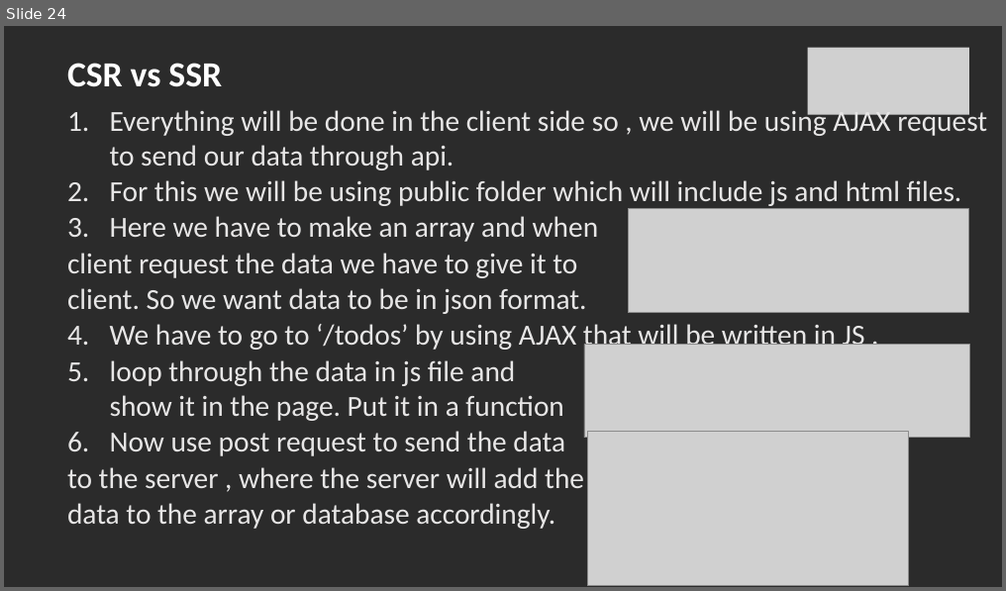
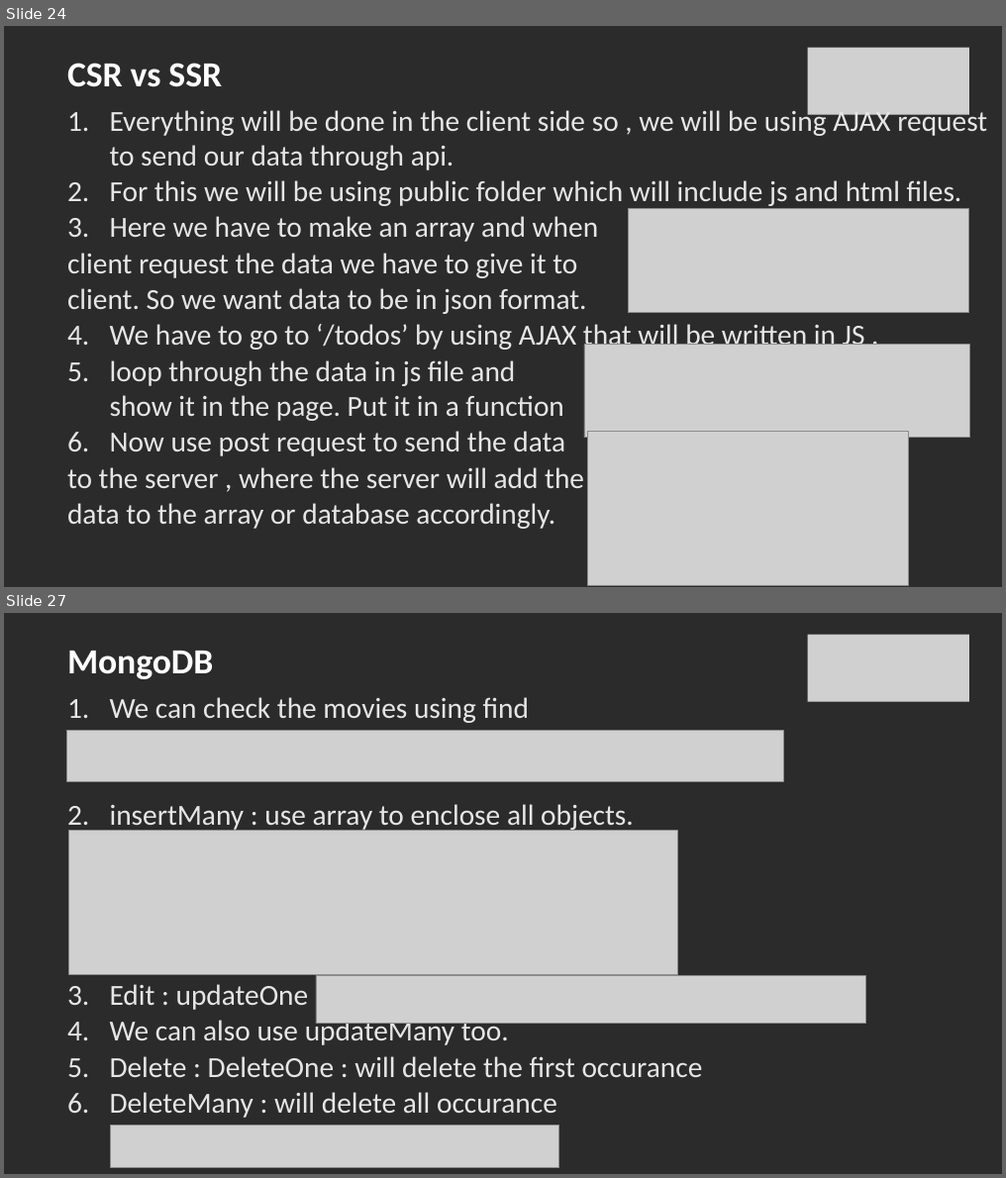
Before and after one commit to SachinBarpanda/glaBackend, a slide deck: NodeJS.pptx. Shown one above the other, each under a label of ours: slide 24 before the commit, slides 24 and 27 after it; the slides between them are not shown. The pictures are 1006x591 and 1006x1178 pixels, drawn with LibreOffice and Linux fonts; fonts in the diff are those of the drawing; grey boxes stand for pictures; background and template pictures are left out; a plain dark background stands for a picture behind light text. Boxes give left, top, right and bottom in pixels: in the first picture for what was removed or moved away, otherwise in the second. Text is boxed around its words. In the diff, an @@ line names an element or a change of style, - is before the commit and + after.

```diff
--- a/NodeJS.pptx
+++ b/NodeJS.pptx
@@ slide 27 added at [4,613,1002,1174], background picture (left out) @@
@@ picture added at [807,635,969,702] @@
@@ title added at [67,651,213,679], 34 pt, text #FFFFFF, bold @@
+MongoDB
@@ text added at [110,697,703,1118], 28 pt, text #E7E6E6 @@
+1. We can check the movies using find
+2. insertMany : use array to enclose all objects.
+3. Edit : updateOne
+4. We can also use updateMany too.
+5. Delete : DeleteOne : will delete the first occurance
+6. DeleteMany : will delete all occurance
@@ picture added at [67,731,783,781] @@
@@ picture added at [68,830,678,974] @@
@@ picture added at [316,976,865,1024] @@
@@ picture added at [110,1125,559,1167] @@
```
Also in this commit, not shown: 5 other slides added, 24 other files.
